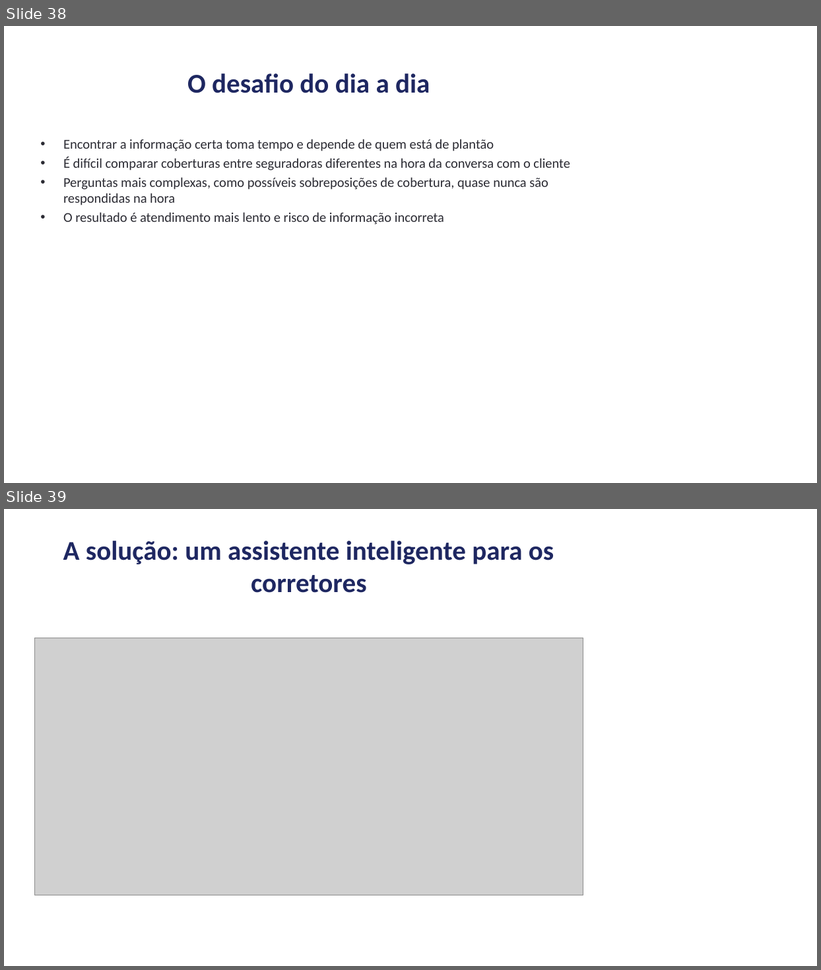
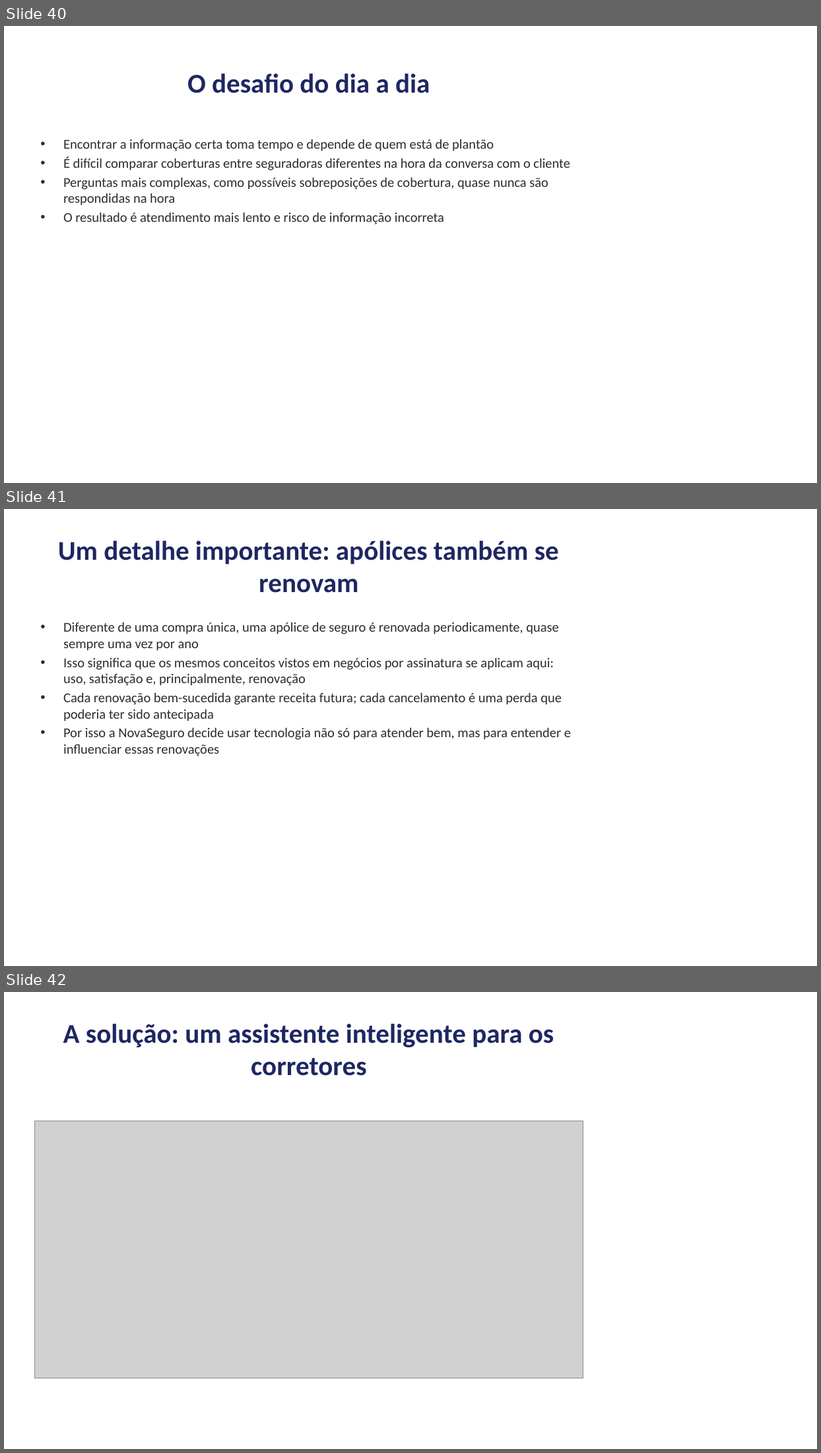
Before and after one commit to andrevberaldo/software-engineering, a slide deck: presentation/apresentacao.pptx. Shown one above the other, each under a label of ours: slides 38 and 39 before the commit, slides 40, 41 and 42 after it. The pictures are 821x970 and 821x1453 pixels, drawn with LibreOffice and Linux fonts; fonts in the diff are those of the drawing; grey boxes stand for pictures. Boxes give left, top, right and bottom in pixels: in the first picture for what was removed or moved away, otherwise in the second. Text is boxed around its words. In the diff, an @@ line names an element or a change of style, - is before the commit and + after.

```diff
--- a/presentation/apresentacao.pptx
+++ b/presentation/apresentacao.pptx
@@ slide 41 added at (x1=4, y1=509, x2=817, y2=966), background #FFFFFF @@
@@ title added at (x1=58, y1=541, x2=559, y2=593), 32 pt, text #1E2761, bold @@
+Um detalhe importante: apólices também se renovam
@@ text added at (x1=63, y1=622, x2=571, y2=757), 16 pt, text #2B2B33 @@
+• Diferente de uma compra única, uma apólice de seguro é renovada periodicamente, quase sempre uma vez por ano
+• Isso significa que os mesmos conceitos vistos em negócios por assinatura se aplicam aqui: uso, satisfação e, principalmente, renovação
+• Cada renovação bem-sucedida garante receita futura; cada cancelamento é uma perda que poderia ter sido antecipada
+• Por isso a NovaSeguro decide usar tecnologia não só para atender bem, mas para entender e influenciar essas renovações
@@ what was slide 38 is now slide 40 @@
@@ what was slide 39 is now slide 42 @@
```
Also in this commit, not shown: 4 slides changed, 3 other slides added, 1 slide removed, 3 other files.
